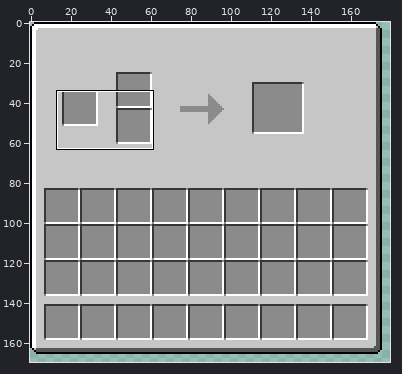
Pixel-art file, stored at source/Mortar/Mortar.ase. Above: a wide view before the commit, with the close-up outlined.
Close-up. Before the commit:
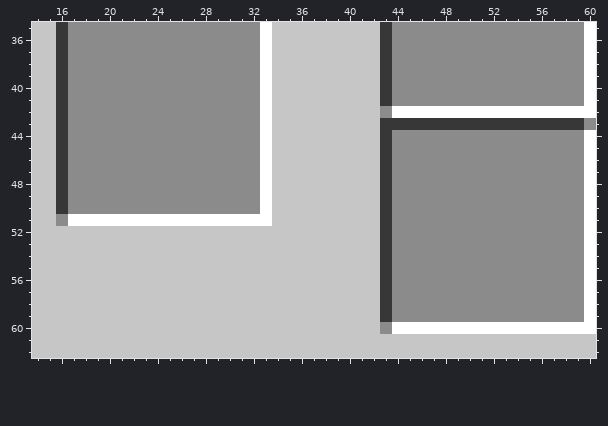
256x256 pixels, 1 frame. Shown: x 14..60, y 35..62. The wide view leaves out empty margins.
New version:
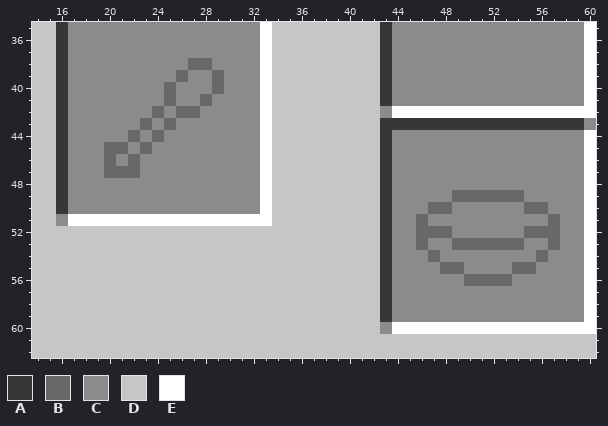
Palette (. is transparent): A #373737  B #686868  C #8b8b8b  D #c6c6c6  E #ffffff
Commit message: Add silver items textures, add pestles textures
The exact change:
Layers "Pestle", "Ingridients":
Colour C becomes colour B in row 38 at x 27 to 28; in row 39 at x 26 and 29; in row 40 at x 25 and 29; in row 41 at x 25 and 28; in row 42 at x 24 and 26 to 27; in row 43 at x 23 and 25.
Colour C becomes colour B in row 44 at x 22 and 24; in row 45 at x 20 to 21 and 23; in row 46 at x 20 and 22; in row 47 at x 20 to 22; in row 49 at x 49 to 54; in row 50 at x 47 to 48 and 55 to 56.
Colour C becomes colour B in row 51 at x 46 and 57; in row 52 at x 46 to 48 and 55 to 57; in row 53 at x 46, 49 to 54 and 57; in row 54 at x 47 and 56; in row 55 at x 48 to 49 and 54 to 55; in row 56 at x 50 to 53.
Pixel boxes of the changes (left, top, right, bottom) in both close-ups:
changed: (104, 58, 224, 178)
changed: (416, 190, 560, 286)
